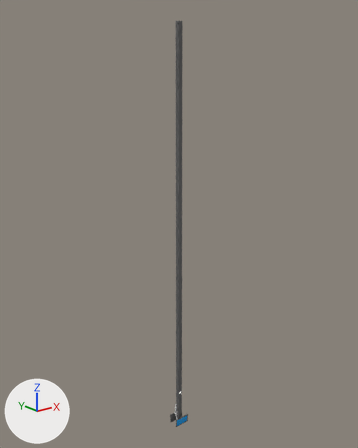
One commit to the Blender file Assets/Blender/Screens.blend: the scene before it, then after it.
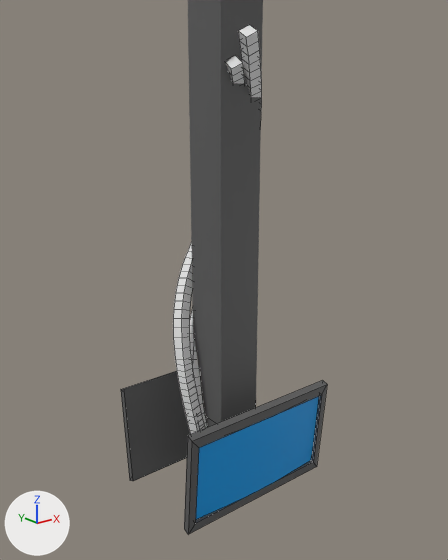
There are two pictures of each version: one whole from a 50 mm lens placed at (-135.0, -168.8, 181.1), pointed at (2.0, 2.5, 112.6), one close up from a 50 mm lens placed at (-15.8, -19.7, 23.4), pointed at (-0.1, -0.1, 15.5). Lighting does not change. The marker at lower left points along +X, +Y and +Z. The close-ups show mesh edges as thin lines.

Objects in the first close-up: 'Columns', 'NurbsPath', 'NurbsPath.001', 'ScreenSupports', 'Screens'.
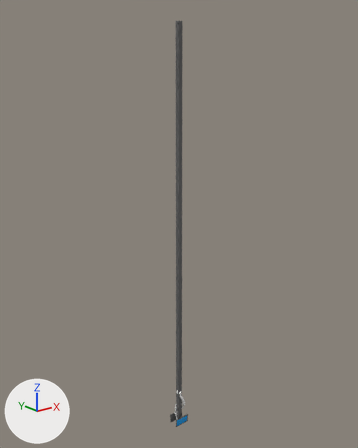
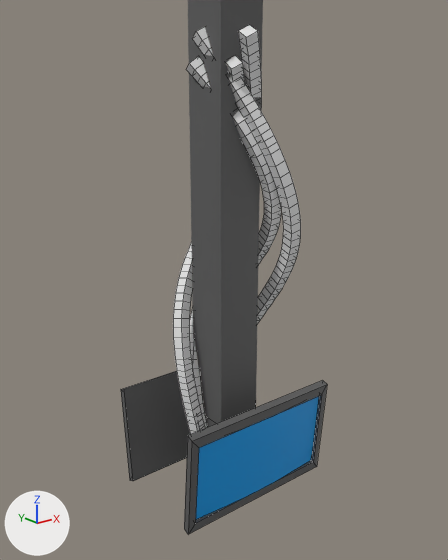
The change in detail:
Object 'NurbsPath.003' (ob_nurbspath_003) is new; it shows a copy of the mesh of ob_nurbspath_001.
Its location is (0.1, 1.79, 8.82).
Its rotation in degrees is (0, 89, -95).
It gains a SKIN modifier named 'Skin'.
Object 'NurbsPath.002' (ob_nurbspath_002) is new; it shows a copy of the mesh of ob_nurbspath.
Its location is (0.3, 1.12, 8.84).
Its rotation in degrees is (-91, 88, -185).
It gains a SKIN modifier named 'Skin'.

Pixel boxes (x1, y1, x2, y2) of what changed, in the close-ups (448 x 560 px):
'NurbsPath.002', added
    after: (192, 27, 301, 324)
'NurbsPath.003', added
    after: (187, 56, 282, 265)
